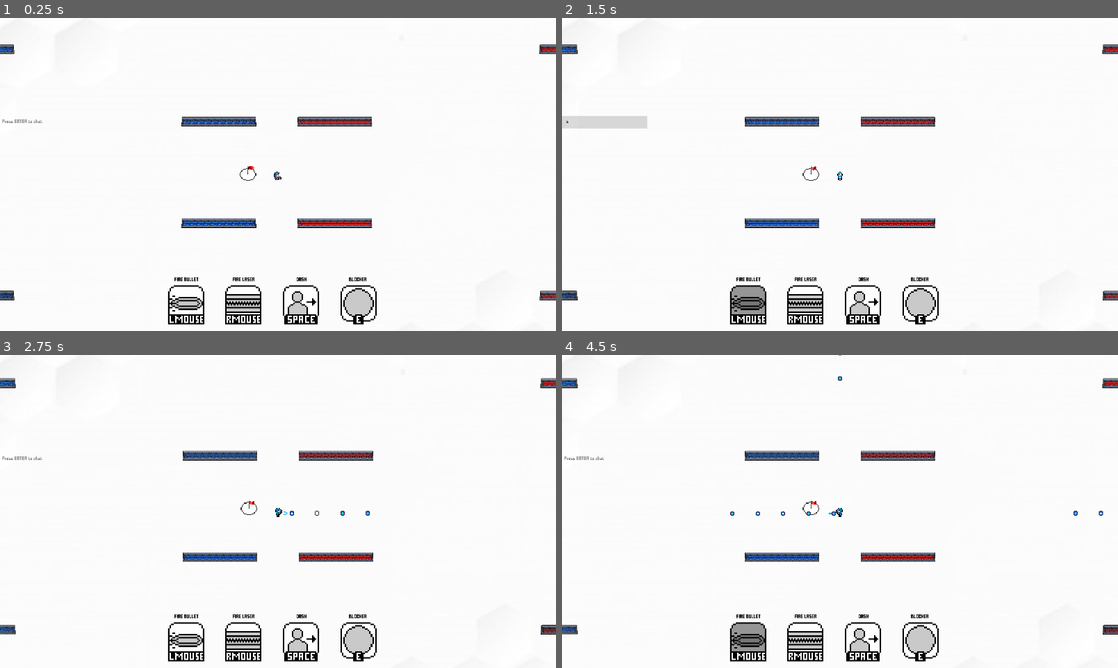
Above: before the commit, frames 1-4 (two rows, left to right).
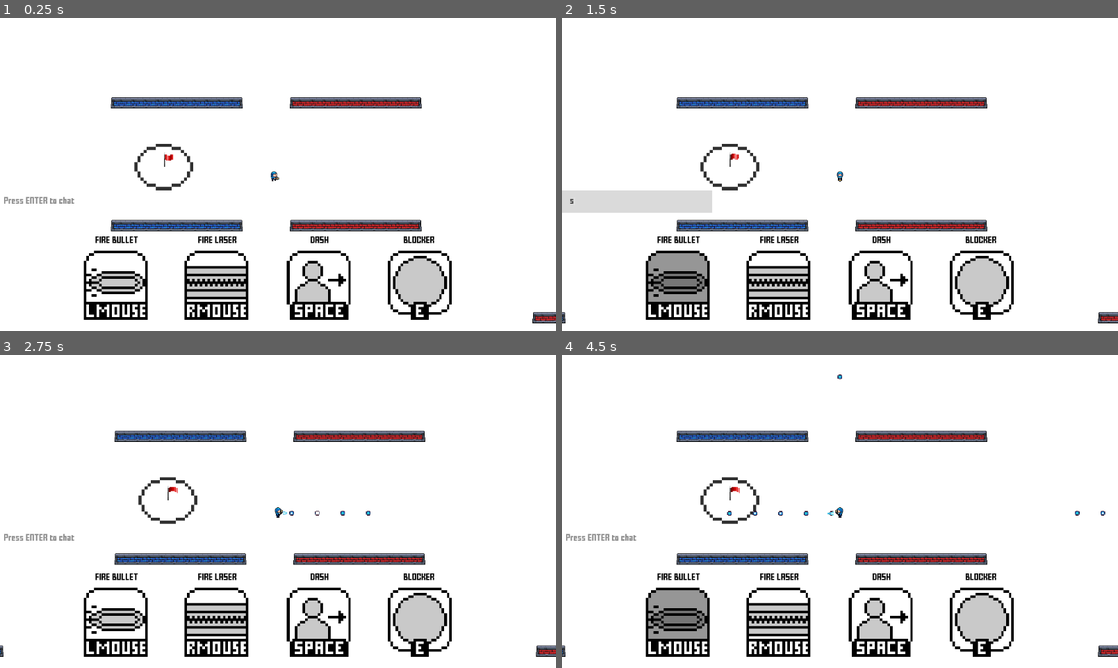
Above: after the commit, the same moments.

Repository: MarshallJDem/SuperCTF
Game: Godot game, scene res://TitleScreen.tscn
The game is run twice, just before and just after one commit, with the same random seed, the same clock (stepped at 60 frames per second) and the same inputs. Sound files missing from this copy of the repository are replaced by a short silence.
Inputs (mouse positions are in pixels of both pictures, inside the frame that each line leads up to):
- Up to frame 1 (0.25 s): no input
- Up to frame 2 (1.5 s): tap Enter at 0.5 s; move the mouse to (962, 158) at 0.52 s; hold Right 0.53-1.28 s; tap Ctrl at 0.6 s; click (962, 158) at 0.67 s; tap Space at 0.77, 1.25 s; tap Shift at 0.8, 1.35 s; move the mouse to (728, 190) at 1.27 s; hold S from 1.28 s (still down); click (728, 190) at 1.42 s
- Up to frame 3 (2.75 s): tap Space at 1.52 s; tap 1 at 1.55, 2.1 s; tap Enter at 2 s; move the mouse to (333, 442) at 2.02 s; release S at 2.03 s; hold Right from 2.03 s (still down); click (333, 442) at 2.17 s; tap 2 at 2.3 s
- Up to frame 4 (4.5 s): move the mouse to (812, 574) at 2.77 s; release Right at 2.78 s; hold Up 2.78-3.53 s; tap 2 at 2.85 s; click (812, 574) at 2.92 s; tap Space at 3.02, 3.77 s; tap 3 at 3.05, 3.6 s; move the mouse to (1006, 558) at 3.52 s; hold Left from 3.53 s (still down); click (1006, 558) at 3.67 s; tap 4 at 3.8, 4.35 s; move the mouse to (673, 464) at 4.27 s; click (673, 464) at 4.42 s

The runs differ from the first frame. In frame 1, 13% of the frame differs, in the area x 0-100%, y 8-98%; in frame 2, 17%; in frame 3, 13%; in frame 4, 15%.
Error in both runs: Invalid get index '0' (on base: 'Dictionary'). (res://GameContent/LineEdit.gd:46)

Commit message:
Changes to scaling / resolution as well as laser re-implementation with new arrow key controls

Diff:
--- a/GameContent/Bullet.gd
+++ b/GameContent/Bullet.gd
@@ -1,7 +1,7 @@
 extends KinematicBody2D
 
 var direction = Vector2(0,0);
-var speed = 875;
+var speed = 250;
 var player_id;
 var team_id = -1;
 var show_death_particles = true;
@@ -18,7 +18,7 @@
 func _ready():
 	$Death_Timer2.connect("timeout", self, "_death_timer_ended");
 	$Animation_Timer.connect("timeout", self, "_animation_timer_ended");
-	rotation = Vector2(0,0).angle_to_point(direction) + PI;
+	#rotation = Vector2(0,0).angle_to_point(direction) + PI;
 	# If the master of this bullet is not the local master player, then this is a puppet
 	if !Globals.testing and get_tree().get_network_unique_id() != get_network_master():
 		is_from_puppet = true;
--- a/GameContent/Bullet.tscn
+++ b/GameContent/Bullet.tscn
@@ -6,7 +6,7 @@
 [ext_resource path="res://Assets/Sound/Bullet_Shot_1.wav" type="AudioStream" id=4]
 
 [sub_resource type="CapsuleShape2D" id=1]
-radius = 15.3828
+radius = 5.65601
 height = 0.671213
 
 [node name="Bullet" type="KinematicBody2D" groups=[
@@ -16,7 +16,7 @@
 script = ExtResource( 1 )
 
 [node name="Sprite" type="Sprite" parent="."]
-scale = Vector2( 5, 5 )
+scale = Vector2( 1.5, 1.5 )
 texture = ExtResource( 2 )
 hframes = 6
 
--- a/GameContent/Bullet_Death_Particles.tscn
+++ b/GameContent/Bullet_Death_Particles.tscn
@@ -20,7 +20,6 @@
 attenuation = 0.392292
 
 [node name="Sprite" type="Sprite" parent="."]
-rotation = 1.5708
-scale = Vector2( 5, 5 )
+scale = Vector2( 1.5, 1.5 )
 texture = ExtResource( 1 )
 hframes = 5
--- a/GameContent/Flag.tscn
+++ b/GameContent/Flag.tscn
@@ -28,7 +28,7 @@
 } ]
 
 [sub_resource type="ConvexPolygonShape2D" id=3]
-points = PoolVector2Array( 0, 0, 42, 10, 42, 45, 0, 65 )
+points = PoolVector2Array( 0, 0, 18.693, 3.609, 18.937, 14.698, 0, 28.805 )
 
 [node name="Flag" type="Node2D" groups=[
 "Flags",
@@ -37,17 +37,17 @@
 script = ExtResource( 1 )
 
 [node name="Blue_Sprite" type="AnimatedSprite" parent="."]
-position = Vector2( 20.7922, -30.4714 )
-scale = Vector2( 4.57399, 4.57399 )
+position = Vector2( 10, -14 )
+scale = Vector2( 2, 2 )
 frames = SubResource( 1 )
-frame = 1
+frame = 3
 playing = true
 
 [node name="Red_Sprite" type="AnimatedSprite" parent="."]
-position = Vector2( 20.7922, -30.4714 )
-scale = Vector2( 4.57399, 4.57399 )
+position = Vector2( 10, -14 )
+scale = Vector2( 2, 2 )
 frames = SubResource( 2 )
-frame = 1
+frame = 3
 playing = true
 
 [node name="Area2D" type="Area2D" parent="." groups=[
@@ -57,5 +57,5 @@
 script = ExtResource( 10 )
 
 [node name="CollisionShape2D" type="CollisionShape2D" parent="Area2D"]
-position = Vector2( -22.7604, -32.0995 )
+position = Vector2( -20.7247, 2.43704 )
 shape = SubResource( 3 )
--- a/GameContent/Laser.gd
+++ b/GameContent/Laser.gd
@@ -13,7 +13,8 @@
 	update();
 
 func _draw():
-	var size = 40
+	var size = 15
+	var length = 1000
 	var red = 1 if team_id == 1 else 0;
 	var green = 10.0/255.0 if team_id == 1 else 130.0/255.0;
 	var blue = 1 if team_id == 0 else 0;
@@ -22,10 +23,10 @@
 	green = green + lightener;
 	blue = blue + lightener;
 	var progress = (1 - ($Death_Timer.time_left / $Death_Timer.wait_time))
-	var shrinkage = 100 * progress;
-	draw_line(Vector2(0,shrinkage + 20), Vector2(0, 5000 - shrinkage), Color(red, green, blue, 1 - progress), size-2);
-	draw_line(Vector2(0,shrinkage + 10), Vector2(0, 5000 - shrinkage), Color(red + 0.3, green + 0.3, blue + 0.3, 1 - progress), size/1.5);
-	draw_line(Vector2(0,shrinkage), Vector2(0, 5000 - shrinkage), Color(red + 0.7, green + 0.7, blue + 0.7, 1 - progress), size/2.5);
+	var shrinkage = 0 * progress;
+	draw_line(Vector2(0,shrinkage), Vector2(0, length - shrinkage), Color(red, green, blue, 1 - progress), size-2);
+	draw_line(Vector2(0,shrinkage), Vector2(0, length - shrinkage), Color(red + 0.3, green + 0.3, blue + 0.3, 1 - progress), size/1.5);
+	draw_line(Vector2(0,shrinkage), Vector2(0, length - shrinkage), Color(red + 0.7, green + 0.7, blue + 0.7, 1 - progress), size/2.5);
 
 # Called when the death timer ends;
 func _death_timer_ended():
--- a/GameContent/Laser.tscn
+++ b/GameContent/Laser.tscn
@@ -3,12 +3,12 @@
 [ext_resource path="res://GameContent/Laser.gd" type="Script" id=1]
 
 [sub_resource type="CapsuleShape2D" id=1]
-radius = 20.0
-height = 5000.0
+radius = 7.5
+height = 1000.0
 
 [node name="Laser" type="Node2D" groups=[
+"Lasers",
 "Projectiles",
-"Lasers",
 ]]
 z_index = 4011
 z_as_relative = false
@@ -24,5 +24,5 @@
 ]]
 
 [node name="CollisionShape2D" type="CollisionShape2D" parent="Area2D"]
-position = Vector2( 0, 2500 )
+position = Vector2( 0, 500 )
 shape = SubResource( 1 )
--- a/GameContent/Main.tscn
+++ b/GameContent/Main.tscn
@@ -25,7 +25,6 @@
 [ext_resource path="res://Assets/Environment/wall_3_R.png" type="Texture" id=23]
 [ext_resource path="res://Assets/Environment/border_wall_H.png" type="Texture" id=24]
 [ext_resource path="res://Assets/Environment/border_wall_V.png" type="Texture" id=25]
-[ext_resource path="res://Assets/Environment/background.png" type="Texture" id=26]
 
 [sub_resource type="StyleBoxFlat" id=1]
 bg_color = Color( 0, 0, 0, 0.145098 )
@@ -42,17 +41,14 @@
 [sub_resource type="Gradient" id=4]
 colors = PoolColorArray( 0, 0, 0, 1, 1, 1, 1, 0 )
 
-[sub_resource type="RectangleShape2D" id=5]
-extents = Vector2( 1, 1 )
-
 [node name="MainScene" type="Node2D"]
 script = ExtResource( 1 )
 __meta__ = {
-"_edit_horizontal_guides_": [  ],
-"_edit_vertical_guides_": [  ]
+"_edit_horizontal_guides_": [  ]
 }
 
 [node name="Test_Player" parent="." instance=ExtResource( 2 )]
+position = Vector2( 15.6066, 14.9669 )
 
 [node name="Players" type="Node" parent="."]
 
@@ -253,22 +249,14 @@
 [node name="Environment" type="Node" parent="."]
 
 [node name="Node2D" type="Node2D" parent="Environment"]
-position = Vector2( -4000, -1350 )
 z_index = -4096
 
 [node name="ColorRect" type="ColorRect" parent="Environment/Node2D"]
 show_behind_parent = true
-margin_top = 2.61353
-margin_right = 7999.0
-margin_bottom = 2702.61
-__meta__ = {
-"_edit_use_anchors_": false
-}
-
-[node name="TextureRect" type="TextureRect" parent="Environment/Node2D"]
-margin_right = 40.0
-margin_bottom = 40.0
-texture = ExtResource( 26 )
+margin_left = -1354.0
+margin_top = -468.0
+margin_right = 1354.0
+margin_bottom = 468.0
 __meta__ = {
 "_edit_use_anchors_": false
 }
@@ -296,28 +284,6 @@
 color_ramp = SubResource( 4 )
 hue_variation_random = 1.0
 
-[node name="Wall2" type="KinematicBody2D" parent="Environment"]
-position = Vector2( 4000, 0 )
-scale = Vector2( 2, 1350 )
-z_index = -4015
-
-[node name="ColorRect" type="ColorRect" parent="Environment/Wall2"]
-margin_left = -1.0
-margin_top = -1.0
-margin_right = 1.0
-margin_bottom = 1.0
-color = Color( 0, 0, 0, 1 )
-
-[node name="CollisionShape2D" type="CollisionShape2D" parent="Environment/Wall2"]
-shape = SubResource( 5 )
-
-[node name="Area2D" type="Area2D" parent="Environment/Wall2" groups=[
-"Wall_Bodies",
-]]
-
-[node name="CollisionShape2D2" type="CollisionShape2D" parent="Environment/Wall2/Area2D"]
-shape = SubResource( 5 )
-
 [node name="Bound3" parent="Environment" instance=ExtResource( 16 )]
 visible = false
 position = Vector2( 4500, 0 )
@@ -339,69 +305,87 @@
 scale = Vector2( 5000, 501.078 )
 
 [node name="Wall_H_M_B" parent="Environment" instance=ExtResource( 17 )]
-position = Vector2( -2200, 850 )
+position = Vector2( -650, 300 )
+scale = Vector2( 1, 1 )
 z_index = 850
+z_as_relative = false
 
 [node name="Wall_H_M_B2" parent="Environment" instance=ExtResource( 17 )]
-position = Vector2( -2200, -850 )
+position = Vector2( -650, -300 )
+scale = Vector2( 1, 1 )
 z_index = -850
+z_as_relative = false
 
 [node name="Wall_H_M_B3" parent="Environment" instance=ExtResource( 17 )]
-position = Vector2( 2200, -850 )
+position = Vector2( 650, -300 )
+scale = Vector2( 1, 1 )
 z_index = -850
+z_as_relative = false
 texture = ExtResource( 22 )
 
 [node name="Wall_H_M_B4" parent="Environment" instance=ExtResource( 17 )]
-position = Vector2( 2201.47, 851.684 )
+position = Vector2( 650, 300 )
+scale = Vector2( 1, 1 )
 z_index = 850
+z_as_relative = false
 texture = ExtResource( 22 )
 
 [node name="Wall_H_M_B5" parent="Environment" instance=ExtResource( 17 )]
-position = Vector2( 400, 350 )
-scale = Vector2( 2, 3 )
+position = Vector2( 175, 120 )
+scale = Vector2( 1, 1 )
 z_index = 350
+z_as_relative = false
 texture = ExtResource( 22 )
 
 [node name="Wall_H_M_B6" parent="Environment" instance=ExtResource( 17 )]
-position = Vector2( -400, 350 )
-scale = Vector2( 2, 3 )
+position = Vector2( -175, 120 )
+scale = Vector2( 1, 1 )
 z_index = 350
+z_as_relative = false
 
 [node name="Wall_H_M_B7" parent="Environment" instance=ExtResource( 17 )]
-position = Vector2( -400, -350 )
-scale = Vector2( 2, 3 )
+position = Vector2( -175, -120 )
+scale = Vector2( 1, 1 )
 z_index = -350
+z_as_relative = false
 
 [node name="Wall_H_M_B8" parent="Environment" instance=ExtResource( 17 )]
-position = Vector2( 400, -350 )
-scale = Vector2( 2, 3 )
+position = Vector2( 175, -120 )
+scale = Vector2( 1, 1 )
 z_index = -350
+z_as_relative = false
 texture = ExtResource( 22 )
 
 [node name="Wall_V_M_B" parent="Environment" instance=ExtResource( 18 )]
-position = Vector2( -2900, 0 )
+position = Vector2( -1000, 0 )
+scale = Vector2( 1, 1 )
 z_index = 233
+z_as_relative = false
 
 [node name="Wall_V_M_B2" parent="Environment" instance=ExtResource( 18 )]
-position = Vector2( 2900, 0 )
+position = Vector2( 1000, 0 )
+scale = Vector2( 1, 1 )
 z_index = 233
+z_as_relative = false
 texture = ExtResource( 23 )
 
 [node name="Wall_V_M_B3" parent="Environment" instance=ExtResource( 18 )]
-position = Vector2( 3400, 0 )
-scale = Vector2( 2, 2.07 )
+position = Vector2( 1200, 0 )
+scale = Vector2( 1, 1 )
 z_index = 175
+z_as_relative = false
 texture = ExtResource( 23 )
 
 [node name="Wall_V_M_B4" parent="Environment" instance=ExtResource( 18 )]
-position = Vector2( -3400, 0 )
-scale = Vector2( 2, 2.07 )
+position = Vector2( -1200, 0 )
+scale = Vector2( 1, 1 )
 z_index = 175
+z_as_relative = false
 
 [node name="Border_Wall_H" type="Sprite" parent="Environment"]
-position = Vector2( 0, 1355.53 )
-scale = Vector2( 2.965, 2.965 )
+position = Vector2( 0, 462 )
 z_index = 1500
+z_as_relative = false
 texture = ExtResource( 24 )
 offset = Vector2( 0, -5 )
 region_rect = Rect2( 10, 10, 10, 10 )
@@ -410,11 +394,12 @@
 visible = false
 position = Vector2( -0.034, 1.469 )
 scale = Vector2( 1359.11, 5.042 )
+z_as_relative = false
 
 [node name="Border_Wall_H2" type="Sprite" parent="Environment"]
-position = Vector2( 0.092, -1355.8 )
-scale = Vector2( 2.965, 2.965 )
+position = Vector2( 0, -452 )
 z_index = -1500
+z_as_relative = false
 texture = ExtResource( 24 )
 offset = Vector2( 0, -5 )
 region_rect = Rect2( 10, 10, 10, 10 )
@@ -423,11 +408,12 @@
 visible = false
 position = Vector2( -0.034, 1.303 )
 scale = Vector2( 1352.3, 4.572 )
+z_as_relative = false
 
 [node name="Wall_V_M_B5" type="Sprite" parent="Environment"]
-position = Vector2( -3989.53, -15.61 )
-scale = Vector2( 2.965, 2.965 )
+position = Vector2( -1346, 0 )
 z_index = 1500
+z_as_relative = false
 texture = ExtResource( 25 )
 region_rect = Rect2( 10, 10, 10, 10 )
 
@@ -435,11 +421,13 @@
 visible = false
 position = Vector2( -4.05, -0.562 )
 scale = Vector2( 2.836, 467.012 )
+z_as_relative = false
 
 [node name="Wall_V_M_B6" type="Sprite" parent="Environment"]
-position = Vector2( 3989.53, -15.61 )
-scale = Vector2( -2.965, 2.965 )
+position = Vector2( 1346, 0 )
+scale = Vector2( -1, 1 )
 z_index = 1500
+z_as_relative = false
 texture = ExtResource( 25 )
 region_rect = Rect2( 10, 10, 10, 10 )
 
--- a/GameContent/Muzzle_Bullet.tscn
+++ b/GameContent/Muzzle_Bullet.tscn
@@ -8,8 +8,7 @@
 script = ExtResource( 2 )
 
 [node name="Sprite" type="Sprite" parent="."]
-position = Vector2( 29.538, 0 )
-scale = Vector2( 4, 4 )
+position = Vector2( 7.725, 0 )
 texture = ExtResource( 1 )
 hframes = 5
 
--- a/GameContent/Player.gd
+++ b/GameContent/Player.gd
@@ -4,10 +4,10 @@
 var IS_CONTROLLED_BY_MOUSE = false;
 var player_id = 0;
 var team_id = -1;
-const BASE_SPEED = 625;
-const AIMING_SPEED = 150;
-const SPRINT_SPEED = 250;
-const TELEPORT_SPEED = 7500;
+const BASE_SPEED = 200;
+const AIMING_SPEED = 15;
+const SPRINT_SPEED = 50;
+const TELEPORT_SPEED = 2000;
 var speed = BASE_SPEED;
 # Where this player starts on the map and should respawn at
 var start_pos = Vector2(0,0);
@@ -19,6 +19,8 @@
 var camera_ref = null;
 # The direction the laser is firing at
 var laser_direction = Vector2(0,0);
+# The position the laser is firing from
+var laser_position = Vector2(0,0);
 # The number of bullets this player has shot. Used for naming bullets
 var bullets_shot = 0;
 # The time in millis the last position was received
@@ -85,9 +87,11 @@
 		if event is InputEventKey and event.pressed:
 			if event.scancode == KEY_T:
 				get_tree().get_root().get_node("MainScene/NetworkController").rpc("test_ping");
-			if event.scancode == KEY_SHIFT:
+			if event.scancode == KEY_CONTROL:
 				if $Flag_Holder.get_child_count() == 0:
 					sprintEnabled = !sprintEnabled;
+			if event.scancode == KEY_SHIFT:
+				switch_weapons();
 			if event.scancode == KEY_SPACE:
 				# If were not holding a flag, attempt a teleport
 				if $Flag_Holder.get_child_count() == 0:
@@ -101,16 +105,6 @@
 				if $Flag_Holder.get_child_count() == 0:
 					if can_place_forcefield:
 						forcefield_placed();
-			if event.scancode == KEY_1:
-				Globals.player_lerp_time = 10;
-			if event.scancode == KEY_2:
-				Globals.player_lerp_time = 50;
-			if event.scancode == KEY_3:
-				Globals.player_lerp_time = 100;
-			if event.scancode == KEY_4:
-				Globals.player_lerp_time = 150;
-			if event.scancode == KEY_5:
-				Globals.player_lerp_time = 200;
 		elif IS_CONTROLLED_BY_MOUSE and event is InputEventMouseButton:
 			if event.button_index == BUTTON_LEFT:
 				if event.pressed: # Click down
@@ -203,11 +197,11 @@
 remote func receive_start_laser(direction, player_pos, frame):
 	start_laser(direction, player_pos, frame);
 
-func start_laser(direction, player_pos, frame):
-	position = player_pos;
+func start_laser(direction, start_pos, frame):
 	$Sprite_Top.frame = frame;
 	$Sprite_Bottom.frame = frame;
 	laser_direction = direction;
+	laser_position = start_pos;
 	$Laser_Timer.start();
 	speed= AIMING_SPEED;
 	camera_ref.shake($Laser_Timer.wait_time, 1, true);
@@ -216,6 +210,9 @@
 func _laser_timer_ended():
 	shoot_laser();
 	speed = BASE_SPEED;
+var current_weapon = 0;
+func switch_weapons():
+	current_weapon = 1 if current_weapon == 0 else 0;
 
 # Called when the player attempts to place a forcefield
 # This function will either place it in the appropriate spot or deny it (bad location or something)
@@ -254,8 +251,8 @@
 	# Only run if we're the server
 	var laser = load("res://GameContent/Laser.tscn").instance();
 	get_tree().get_root().get_node("MainScene").add_child(laser);
-	laser.position = position;
-	laser.rotation = -get_vector_angle(laser_direction);
+	laser.position = position + laser_position;
+	laser.rotation = Vector2(0,0).angle_to_point(laser_direction) + PI/2;
 	laser.player_id = player_id;
 	laser.team_id = team_id;
 	$Laser_Fire_Audio.play();
@@ -263,7 +260,7 @@
 
 func _draw():
 	if $Laser_Timer.time_left > 0:
-		var size = clamp(1 / ($Laser_Timer.time_left / $Laser_Timer.wait_time), 0 , 20);
+		var size = clamp(1 / ($Laser_Timer.time_left / $Laser_Timer.wait_time), 0 , 5);
 		var red = 1 if team_id == 1 else 0;
 		var green = 10.0/255.0 if team_id == 1 else 130.0/255.0;
 		var blue = 1 if team_id == 0 else 0;
@@ -271,7 +268,7 @@
 		red = red + lightener;
 		green = green + lightener;
 		blue = blue + lightener;
-		draw_line(Vector2(0,0), laser_direction * 5000, Color(red, green, blue, 1 - ($Laser_Timer.time_left / $Laser_Timer.wait_time)), size);
+		draw_line(laser_position, laser_direction * 1000, Color(red, green, blue, 1 - ($Laser_Timer.time_left / $Laser_Timer.wait_time)), size);
 
 
 # Shoots a bullet shot
@@ -378,8 +375,13 @@
 			drop_current_flag($Flag_Holder.get_global_position());
 			if !Globals.testing:
 				rpc_id(1, "send_drop_flag", $Flag_Holder.get_global_position());
-		elif $Shoot_Cooldown_Timer.time_left == 0:
+		elif current_weapon == 0 and $Shoot_Cooldown_Timer.time_left == 0:
 			shoot_bullet(input);
+		elif current_weapon == 1 and $Laser_Timer.time_left == 0:
+			var start_pos = get_node("Bullet_Starts/" + String($Sprite_Top.frame % $Sprite_Top.hframes)).position;
+			rpc_id(1, "send_start_laser", input, start_pos, $Sprite_Top.frame);
+			start_laser(input, start_pos, $Sprite_Top.frame);
+			sprintEnabled = false;
 
 func _teleport_timer_ended():
 	can_teleport = true;
--- a/GameContent/Player.tscn
+++ b/GameContent/Player.tscn
@@ -15,38 +15,37 @@
 [ext_resource path="res://Assets/Sound/Teleport.wav" type="AudioStream" id=13]
 
 [sub_resource type="CapsuleShape2D" id=1]
-radius = 15.9012
+radius = 5.49852
+height = 5.43134
 
 [sub_resource type="CapsuleShape2D" id=2]
-radius = 15.941
+radius = 5.69239
+height = 5.16805
 
 [sub_resource type="CapsuleShape2D" id=3]
-radius = 6.264
-height = 13.3095
+radius = 1.61246
+height = 5.37553
 
 [node name="Player" type="KinematicBody2D"]
 script = ExtResource( 1 )
 
 [node name="Sprite_Bottom" type="Sprite" parent="."]
 position = Vector2( 0, -0.3 )
-scale = Vector2( 3.148, 3.148 )
 texture = ExtResource( 3 )
 vframes = 4
 hframes = 8
 
 [node name="Sprite_Top" type="Sprite" parent="."]
-scale = Vector2( 3.148, 3.148 )
 texture = ExtResource( 2 )
 vframes = 4
 hframes = 8
-frame = 2
+frame = 7
 
 [node name="Center_Pivot" type="Position2D" parent="."]
 script = ExtResource( 4 )
 
 [node name="Camera" type="Camera2D" parent="Center_Pivot"]
-position = Vector2( 100, 0 )
-zoom = Vector2( 2, 2 )
+position = Vector2( 100.105, 0 )
 smoothing_enabled = true
 smoothing_speed = 10.0
 drag_margin_left = 0.0
@@ -69,10 +68,11 @@
 script = ExtResource( 6 )
 
 [node name="CollisionShape2D" type="CollisionShape2D" parent="Area2D"]
+position = Vector2( 0.297691, 1.85472 )
 shape = SubResource( 1 )
 
 [node name="CollisionShape2D2" type="CollisionShape2D" parent="Area2D"]
-position = Vector2( 0, -0.0845375 )
+position = Vector2( 0.368557, 1.88886 )
 shape = SubResource( 2 )
 __meta__ = {
 "_editor_description_": ""
@@ -83,28 +83,28 @@
 [node name="Bullet_Starts" type="Node" parent="."]
 
 [node name="0" type="Node2D" parent="Bullet_Starts"]
-position = Vector2( 0.125, -28.098 )
+position = Vector2( -0.0738754, -9.20436 )
 
 [node name="1" type="Node2D" parent="Bullet_Starts"]
-position = Vector2( 21.754, -7.58 )
+position = Vector2( 8.13069, -4.00015 )
 
 [node name="2" type="Node2D" parent="Bullet_Starts"]
-position = Vector2( 36.977, 12.326 )
+position = Vector2( 10.2276, 3.37638 )
 
 [node name="3" type="Node2D" parent="Bullet_Starts"]
-position = Vector2( 20.74, 18.077 )
+position = Vector2( 7.71334, 7.03914 )
 
 [node name="4" type="Node2D" parent="Bullet_Starts"]
-position = Vector2( 0.125, 28.694 )
+position = Vector2( 0.0255585, 11.8886 )
 
 [node name="5" type="Node2D" parent="Bullet_Starts"]
-position = Vector2( -19.815, 18.138 )
+position = Vector2( -7.98162, 7.59734 )
 
 [node name="6" type="Node2D" parent="Bullet_Starts"]
-position = Vector2( -28.042, 13.234 )
+position = Vector2( -11.8332, 3.68774 )
 
 [node name="7" type="Node2D" parent="Bullet_Starts"]
-position = Vector2( -21.746, -6.633 )
+position = Vector2( -8.81878, -4.44531 )
 
 [node name="Respawn_Timer" type="Timer" parent="."]
 wait_time = 3.0
@@ -136,7 +136,7 @@
 one_shot = true
 
 [node name="CollisionShape2D" type="CollisionShape2D" parent="."]
-position = Vector2( -0.0261458, 31.547 )
+position = Vector2( 0.0194966, 9.97446 )
 rotation = 1.5708
 shape = SubResource( 3 )
 
--- /dev/null
+++ b/GameContent/Wall_H_M_B.gd
@@ -0,0 +1,16 @@
+extends Sprite
+
+
+# Declare member variables here. Examples:
+# var a = 2
+# var b = "text"
+
+
+# Called when the node enters the scene tree for the first time.
+func _ready():
+	z_index = position.y + 5;
+
+
+# Called every frame. 'delta' is the elapsed time since the previous frame.
+#func _process(delta):
+#	pass
--- a/GameContent/Wall_H_M_B.tscn
+++ b/GameContent/Wall_H_M_B.tscn
@@ -1,7 +1,8 @@
-[gd_scene load_steps=3 format=2]
+[gd_scene load_steps=4 format=2]
 
 [ext_resource path="res://Assets/Environment/wall_1_B.png" type="Texture" id=1]
 [ext_resource path="res://GameContent/Wall.tscn" type="PackedScene" id=2]
+[ext_resource path="res://GameContent/Wall_H_M_B.gd" type="Script" id=3]
 
 [node name="Wall_H_M_B" type="Sprite"]
 scale = Vector2( 3, 3 )
@@ -9,6 +10,7 @@
 texture = ExtResource( 1 )
 offset = Vector2( 0, -5 )
 region_rect = Rect2( 10, 10, 10, 10 )
+script = ExtResource( 3 )
 
 [node name="Wall14" parent="." instance=ExtResource( 2 )]
 visible = false
--- /dev/null
+++ b/GameContent/Wall_V_M_B.gd
@@ -0,0 +1,16 @@
+extends Sprite
+
+
+# Declare member variables here. Examples:
+# var a = 2
+# var b = "text"
+
+
+# Called when the node enters the scene tree for the first time.
+func _ready():
+	z_index = position.y;
+
+
+# Called every frame. 'delta' is the elapsed time since the previous frame.
+#func _process(delta):
+#	pass
--- a/GameContent/Wall_V_M_B.tscn
+++ b/GameContent/Wall_V_M_B.tscn
@@ -1,13 +1,15 @@
-[gd_scene load_steps=3 format=2]
+[gd_scene load_steps=4 format=2]
 
 [ext_resource path="res://Assets/Environment/wall_3_B.png" type="Texture" id=1]
 [ext_resource path="res://GameContent/Wall.tscn" type="PackedScene" id=2]
+[ext_resource path="res://GameContent/Wall_V_M_B.gd" type="Script" id=3]
 
 [node name="Wall_V_M_B" type="Sprite"]
 scale = Vector2( 2, 3 )
 z_index = -350
 texture = ExtResource( 1 )
 region_rect = Rect2( 10, 10, 10, 10 )
+script = ExtResource( 3 )
 
 [node name="Wall14" parent="." instance=ExtResource( 2 )]
 position = Vector2( -0.034, 6.239 )
--- a/TitleScreen.tscn
+++ b/TitleScreen.tscn
@@ -200,6 +200,9 @@
 anchor_right = 1.0
 anchor_bottom = 1.0
 color = Color( 1, 1, 1, 0 )
+__meta__ = {
+"_edit_use_anchors_": false
+}
 
 [node name="SplashStartButton" type="Button" parent="UI_Layer"]
 anchor_left = 0.5
--- a/project.godot
+++ b/project.godot
@@ -25,8 +25,10 @@
 
 [display]
 
-window/size/width=1920
-window/size/height=1080
+window/size/width=1088
+window/size/height=612
+window/size/test_width=940
+window/size/test_height=640
 mouse_cursor/custom_image="res://crosshair.png"
 mouse_cursor/custom_image_hotspot=Vector2( 18, 18 )
 window/stretch/mode="viewport"
@@ -39,4 +41,4 @@
 quality/intended_usage/framebuffer_allocation.mobile=0
 vram_compression/import_etc=true
 vram_compression/import_etc2=false
-environment/default_clear_color=Color( 0.694118, 0.694118, 0.694118, 1 )
+environment/default_clear_color=Color( 1, 1, 1, 1 )
Not shown: 1 places in GameContent/Main.tscn that only renumber resources
Not shown, changed: HTML5_Export/CTF.pck
